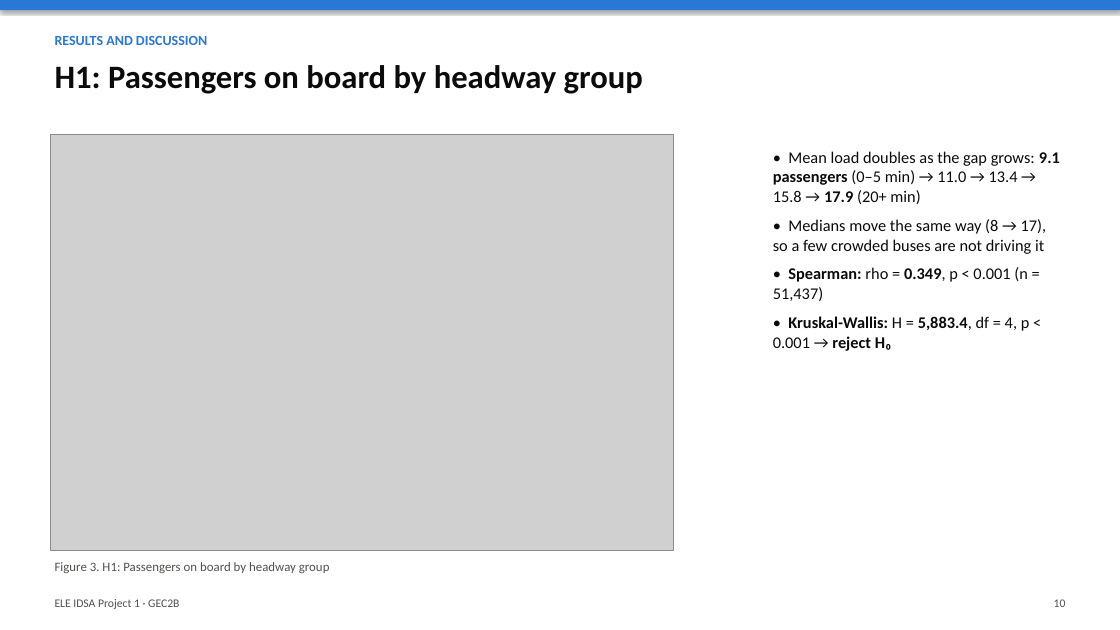
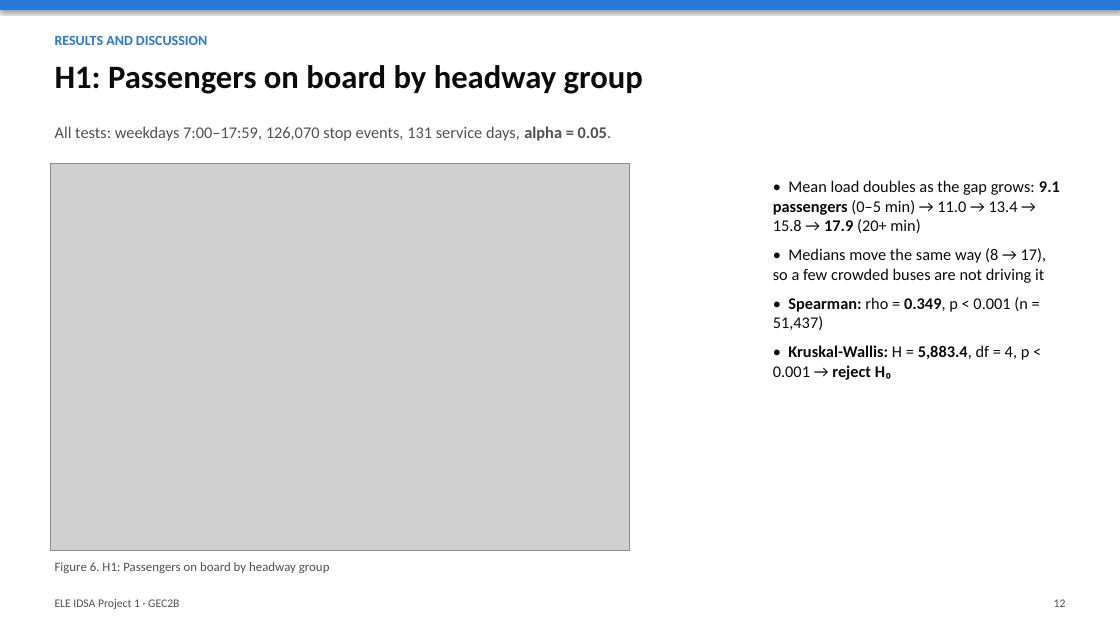
Before and after one commit to RJL-Marquez/ELE-IDSA-PROJECT-1, a slide deck: slide 12 of report/output/ELE_IDSA_Project1_Slides.pptx (slide 10 before the commit). Drawn at 1120x630 pixels with LibreOffice and Linux fonts; fonts in the diff are those of the drawing; grey boxes stand for pictures. Boxes give left, top, right and bottom in pixels: in the first picture for what was removed or moved away, otherwise in the second. Text is boxed around its words. In the diff, an @@ line names an element or a change of style, - is before the commit and + after.

```diff
--- a/report/output/ELE_IDSA_Project1_Slides.pptx
+++ b/report/output/ELE_IDSA_Project1_Slides.pptx
@@ text added at (55,126,612,141), 14 pt, text #52514E @@
+All tests: weekdays 7:00–17:59, 126,070 stop events, 131 service days, alpha = 0.05.
@@ picture: place and size @@
-picture at (50,134,674,550)
+picture at (50,164,629,550)
@@ text "• Mean load doubles as ...": place and size @@
-text "• Mean load doubles as ..." at (773,151,1060,351)
+text "• Mean load doubles as ..." at (773,180,1060,380)
@@ text at (55,562,330,573): text changed @@
-Figure 3. H1: Passengers on board by headway group
+Figure 6. H1: Passengers on board by headway group
@@ text at (1054,599,1066,607): text changed @@
-10
+12
```
Also in this commit, not shown: 13 other slides changed, 4 slides added, 2 slides removed, 19 other files.
